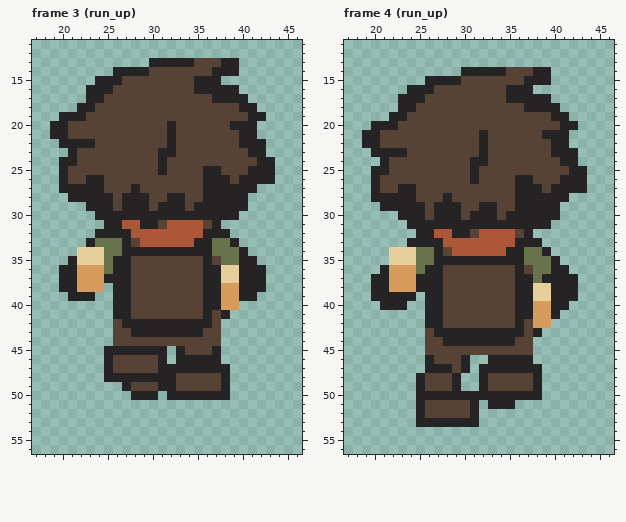
Edited in one commit: pixel-art file (assets/sprites/wanderer_64/source/run_up_native.aseprite). That is the earlier state.
64x64 pixels, 6 frames. Shown: frame 3 (run_up): x 17..46, y 11..56; frame 4 (run_up): x 17..46, y 11..56. The commit also changed other frames, which this record leaves out.
After:
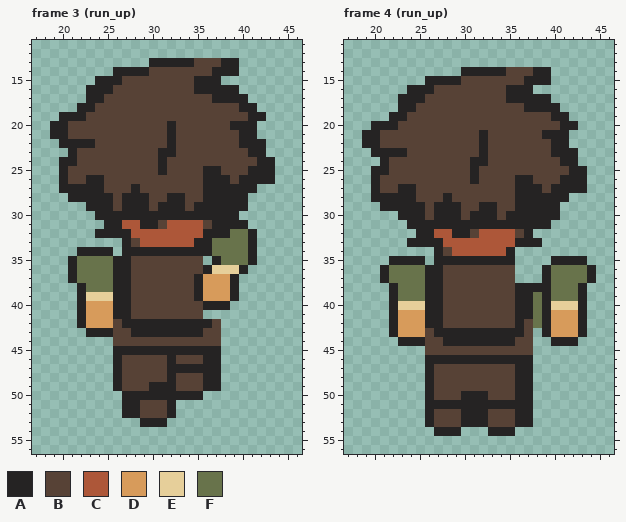
Palette (. is transparent): A #252323  B #574236  C #ad5739  D #d79b5b  E #e6cf9a  F #68734b
Changes in this commit:
layer "Observed trouser and boot silhouettes - " added
layer "Observed sleeve and hand poses - hero pa" added
layer "Wanderer scarf chest and backpack" added
layer "Full native-size forward fist and bent s" added
layer "Left trouser and rigid boot" removed
layer "Right trouser and rigid boot" removed
layer "Opposing sleeve and hand swing" removed
layer "Approved face hair chest and backpack" removed
Changed rows in their new state; - is an unchanged pixel.
Frame 3 (run_up):
first column x 20:
31 ------------------AAA--
32 -------------------FFA-
33 ---....------------FFA-
34 --AAAA.-------------FA-
35 --FFF-----------.A--F--
36 .-FFF------------E---..
37 .-FFFF---------ADDDA...
38 ..AFFF---------ADD-A...
39 -.-EEE---------ADD-A..-
40 --ADDD------------A.---
41 --ADDD----------...----
42 --ADDD-----------------
43 ---AAA-----------------
45 -----.------A-AAA------
46 -----.A----BABBB-------
47 -----.A----B------.----
48 -----.-BBBBB----AA.----
49 ------AB--A-----AA.----
50 -------A---A----...----
51 -------AABBBA----------
52 -------AABBBA----------
53 ---------AAA-----------
Frame 4 (run_up):
first column x 20:
34 --.....---------....-----
35 --AAAA.---------....-AAA-
36 --FFF-----------...AFFFFA
37 .-FFFF----------...-FFFFA
38 ..AFFF------------AAFFFA-
39 ..-FFF------------FAFFFA-
40 -.-EEE------------FAEEEA-
41 --ADDD------------FADDDA-
42 --ADDD------------FADDDA-
43 --ADDD------------.ADDDA-
44 ---AAA--------------AAA--
46 -------AAA-AA------------
47 -------BB-BBBBBB--.------
48 -----.A--BBBB---AA.------
49 -----.A--BBBB---AA.------
50 -----.-BBB---BBB--.------
51 -----.AAAAA-A---AA-------
52 -----.A---A-ABBBAA-------
53 -----.-BBB--ABBBAA-------
54 -------AAA---AAA---------
